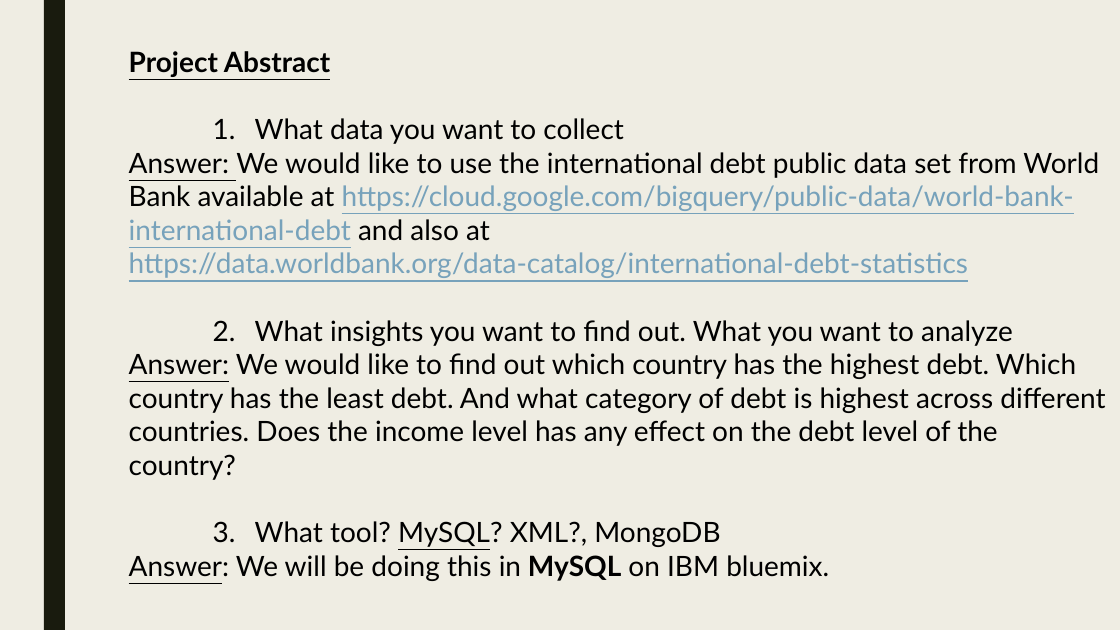
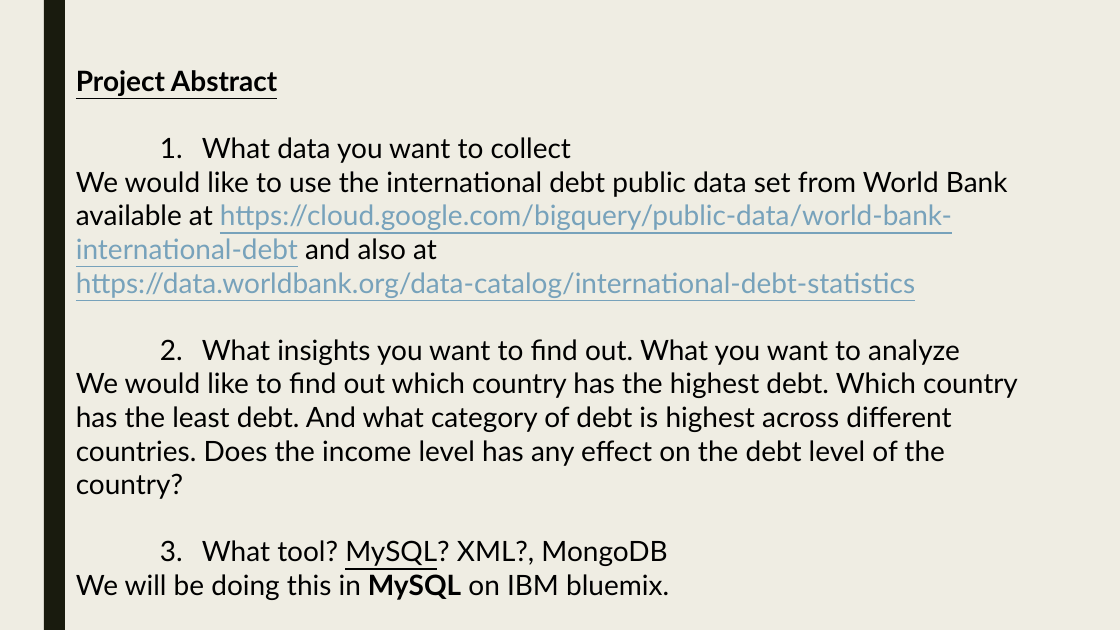
Before and after one commit to skc00/DBMS-Term-Project, a slide deck: slide 2 of Term Presentation MSDS7330-404 GrpB.pptx. Drawn at 1120x630 pixels with LibreOffice and Linux fonts; fonts in the diff are those of the drawing. Boxes give left, top, right and bottom in pixels: in the first picture for what was removed or moved away, otherwise in the second. Text is boxed around its words. In the diff, an @@ line names an element or a change of style, - is before the commit and + after.

```diff
--- a/Term Presentation MSDS7330-404 GrpB.pptx
+++ b/Term Presentation MSDS7330-404 GrpB.pptx
@@ text "Project Abstract": place and size @@
-text "Project Abstract" at [129, 51, 1105, 581]
+text "Project Abstract" at [76, 70, 1018, 600]
@@ text at [76, 171, 1008, 298]: text changed @@
-Answer: We would like to use the international debt public data set from World Bank available at https://cloud.google.com/bigquery/public-data/world-bank-international-debt and also at https://data.worldbank.org/data-catalog/international-debt-statistics
+We would like to use the international debt public data set from World Bank available at https://cloud.google.com/bigquery/public-data/world-bank-international-debt and also at https://data.worldbank.org/data-catalog/international-debt-statistics
@@ text at [76, 372, 1018, 499]: text changed @@
-Answer: We would like to find out which country has the highest debt. Which country has the least debt. And what category of debt is highest across different countries. Does the income level has any effect on the debt level of the country?
+We would like to find out which country has the highest debt. Which country has the least debt. And what category of debt is highest across different countries. Does the income level has any effect on the debt level of the country?
@@ text at [76, 574, 669, 600]: text changed @@
-Answer: We will be doing this in MySQL on IBM bluemix.
+We will be doing this in MySQL on IBM bluemix.
```
Also in this commit, not shown: 4 other slides changed.
